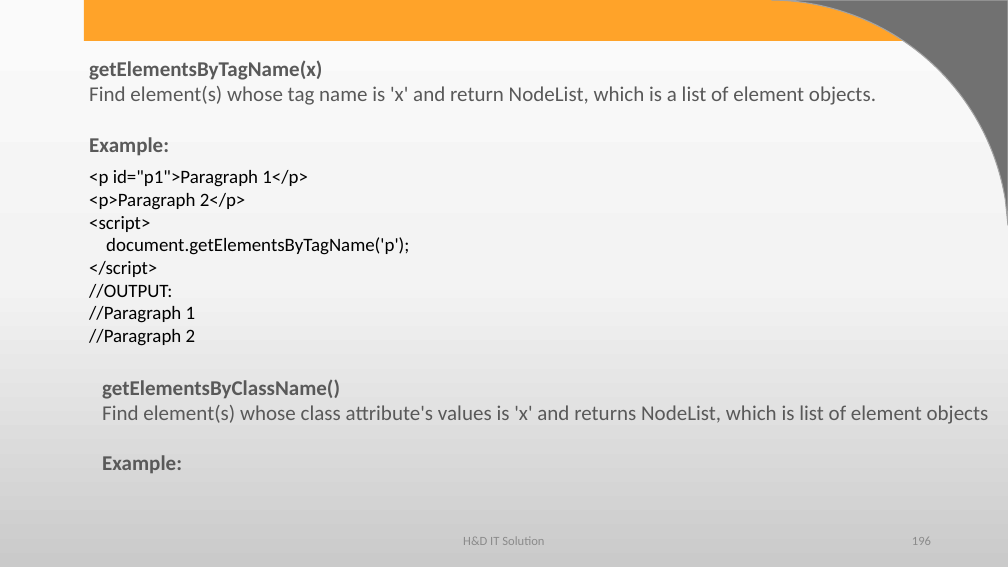
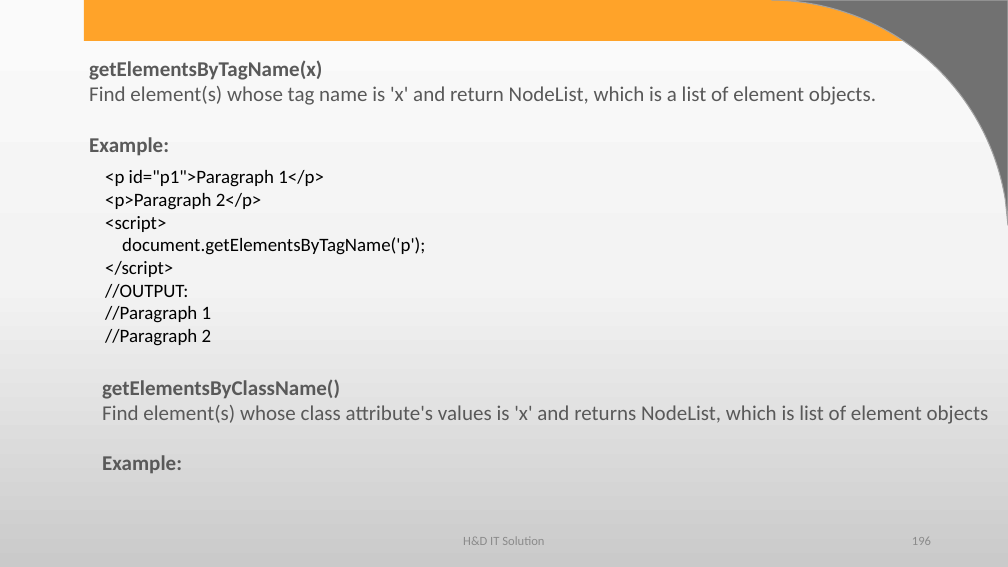
Before and after one commit to harshadasawant/javascript, a slide deck: slide 196 of ppt/JavaScript.pptx. Drawn at 1008x567 pixels with LibreOffice and Linux fonts; fonts in the diff are those of the drawing; background and template pictures are left out. Boxes give left, top, right and bottom in pixels: in the first picture for what was removed or moved away, otherwise in the second. Text is boxed around its words. In the diff, an @@ line names an element or a change of style, - is before the commit and + after.

```diff
--- a/ppt/JavaScript.pptx
+++ b/ppt/JavaScript.pptx
@@ text "<p id="p1">Paragraph 1</p>": place and size @@
-text "<p id="p1">Paragraph 1</p>" at [89, 170, 409, 346]
+text "<p id="p1">Paragraph 1</p>" at [105, 170, 425, 346]
```
Also in this commit, not shown: 1 other slide changed, 2 other files.
